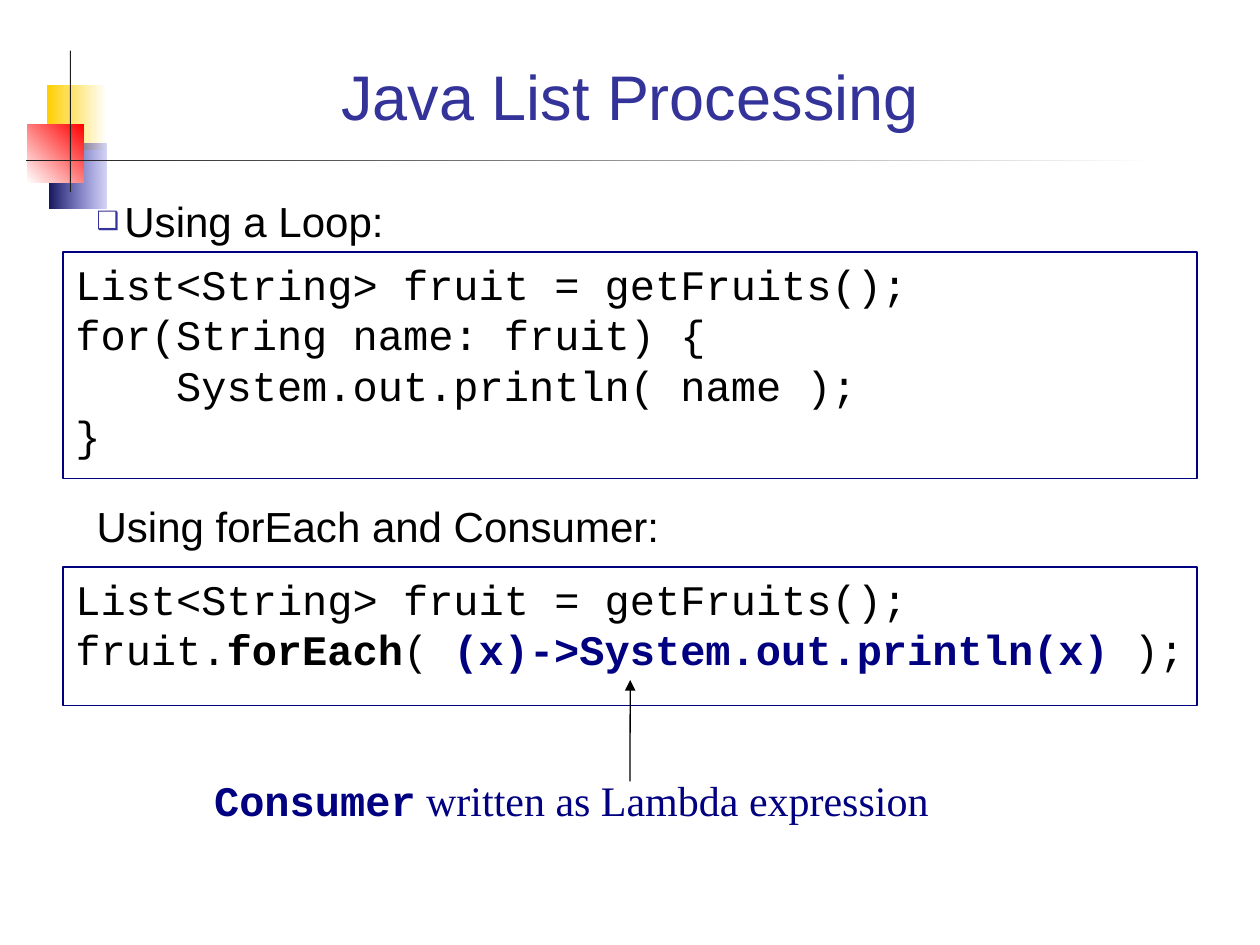
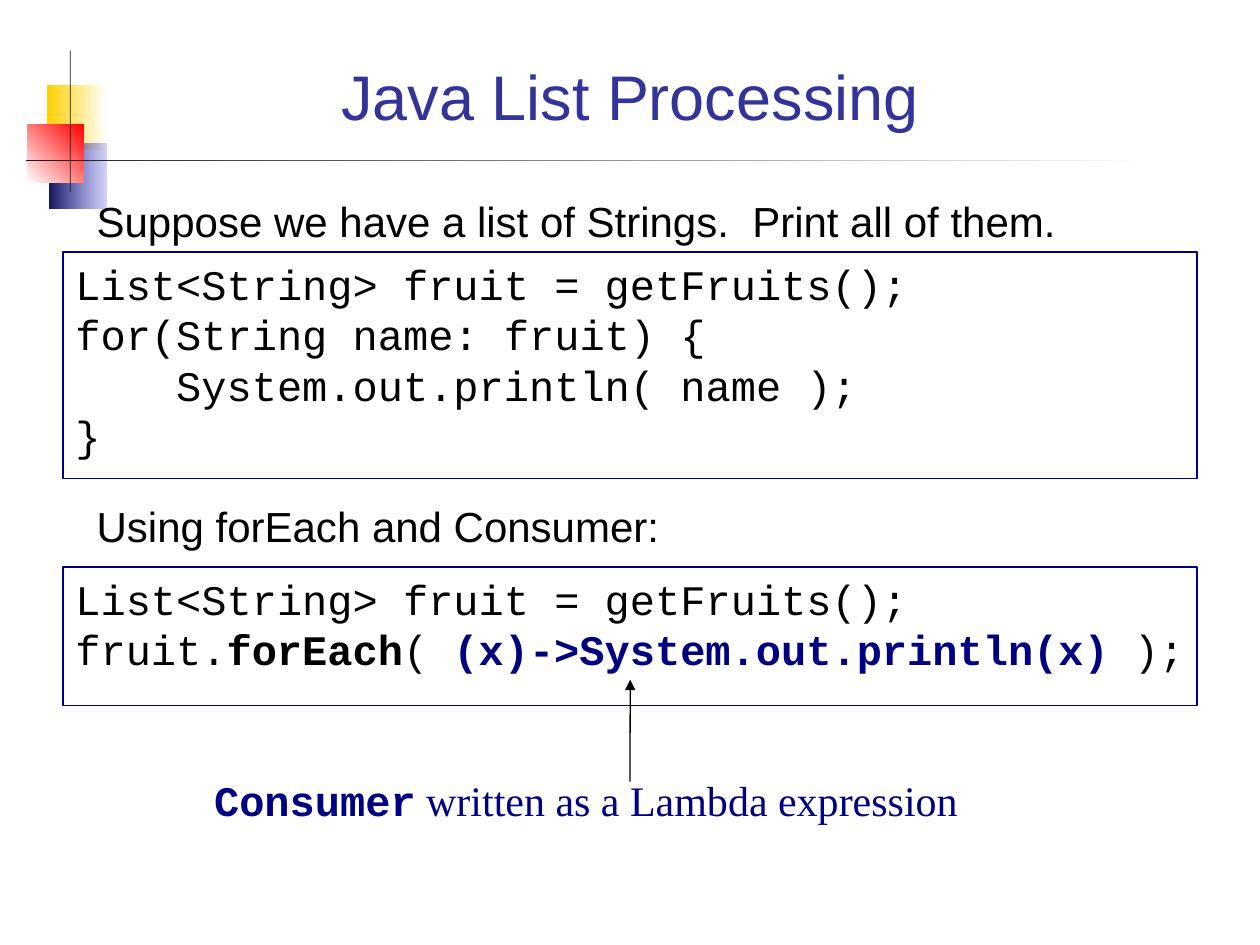
Before and after one commit to skeoop/skeoop.github.io, a slide deck: slide 5 of java8/Streams.ppt. Drawn at 1260x945 pixels with LibreOffice and Linux fonts; fonts in the diff are those of the drawing. Boxes give left, top, right and bottom in pixels: in the first picture for what was removed or moved away, otherwise in the second. Text is boxed around its words. In the diff, an @@ line names an element or a change of style, - is before the commit and + after.

```diff
--- a/java8/Streams.ppt
+++ b/java8/Streams.ppt
@@ text at [97,203,1056,245]: text changed @@
-❑ Using a Loop:
+Suppose we have a list of Strings. Print all of them.
@@ text at [214,787,958,825]: text changed @@
-Consumer written as Lambda expression
+Consumer written as a Lambda expression
```
Also in this commit, not shown: 9 other slides changed, 12 slides added, 1 slide removed, 2 other files.
